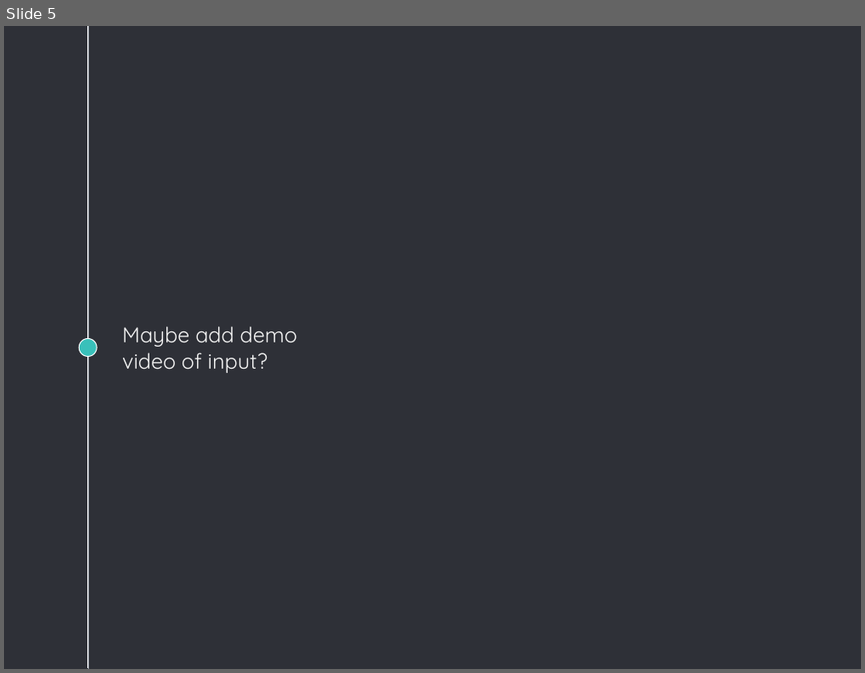
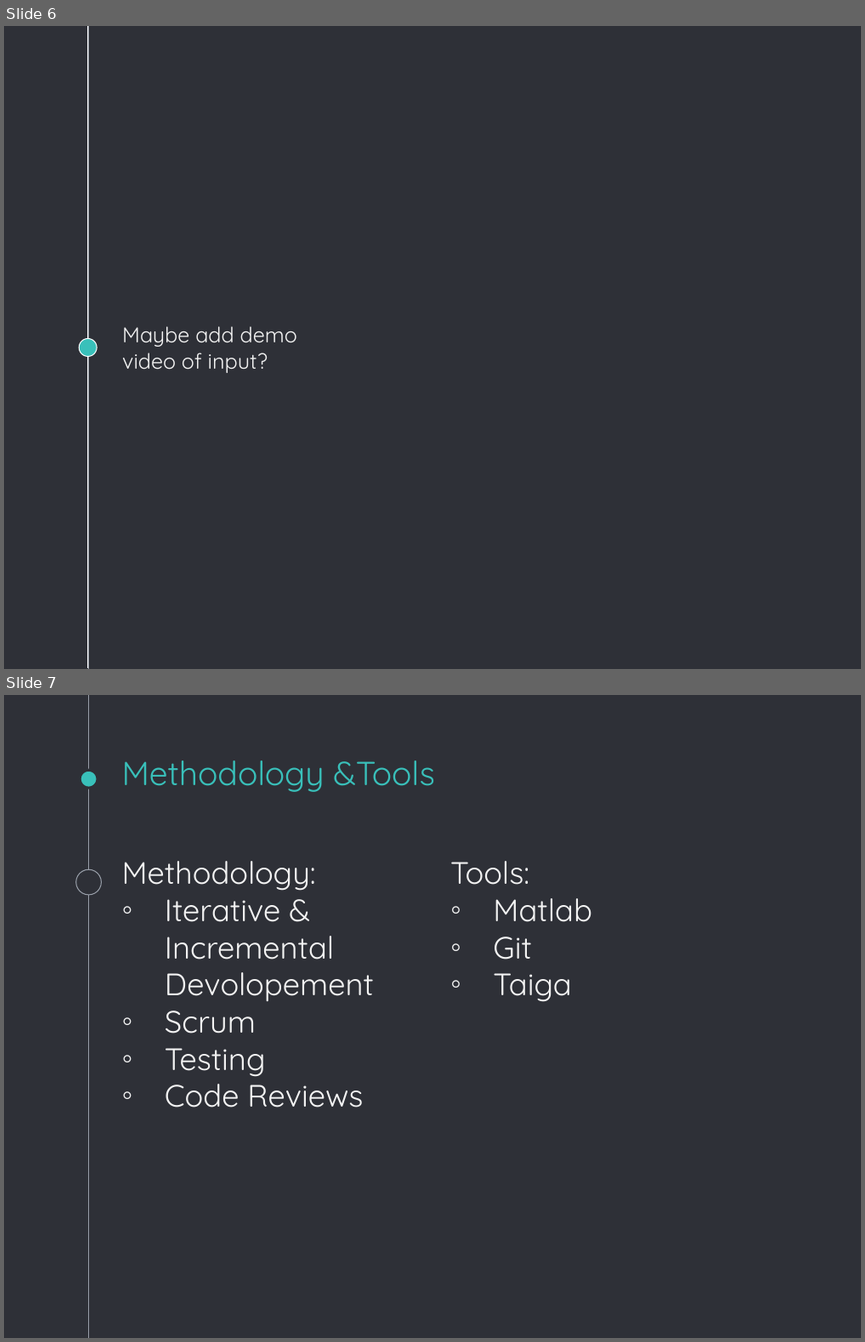
Before and after one commit to SimuJenni/RD-project, a slide deck: doc/initial-plan.pptx. Shown one above the other, each under a label of ours: slide 5 before the commit, slides 6 and 7 after it. The pictures are 865x673 and 865x1342 pixels, drawn with LibreOffice and Linux fonts; fonts in the diff are those of the drawing; background and template pictures are left out. Boxes give left, top, right and bottom in pixels: in the first picture for what was removed or moved away, otherwise in the second. Text is boxed around its words. In the diff, an @@ line names an element or a change of style, - is before the commit and + after.

Commit message:
Added methodology and schedule to the slides

```diff
--- a/doc/initial-plan.pptx
+++ b/doc/initial-plan.pptx
@@ slide 7 added at (x1=4, y1=695, x2=861, y2=1338), background #2E3037; not listed: 1 template element that a slide beside it also shows @@
@@ ellipse added at (x1=80, y1=771, x2=98, y2=789), fill #39C0BA, outline #2E3037 2.25 pt @@
@@ title added at (x1=122, y1=760, x2=435, y2=792), 28 pt, text #39C0BA @@
+Methodology &Tools
@@ ellipse added at (x1=76, y1=870, x2=101, y2=895), fill #2E3037, outline #999FA9 0.75 pt @@
@@ text added at (x1=122, y1=861, x2=374, y2=1107), 26 pt, text #F3F3F3 @@
+Methodology:
+◦ Iterative & Incremental Devolopement
+◦ Scrum
+◦ Testing
+◦ Code Reviews
@@ text added at (x1=450, y1=861, x2=592, y2=1002), 26 pt, text #F3F3F3 @@
+Tools:
+◦ Matlab
+◦ Git
+◦ Taiga
@@ what was slide 5 is now slide 6 @@
```
Also in this commit, not shown: 3 slides changed, 3 other slides added, 2 slides removed, 1 other file.
